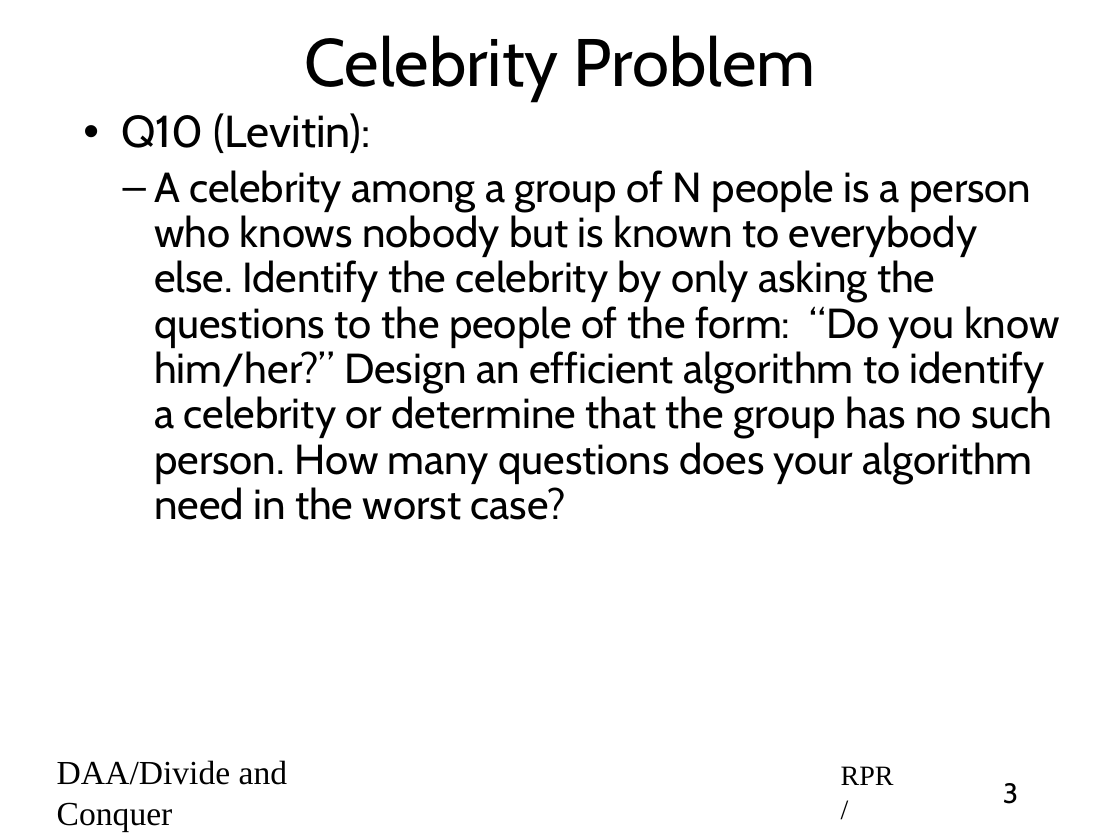
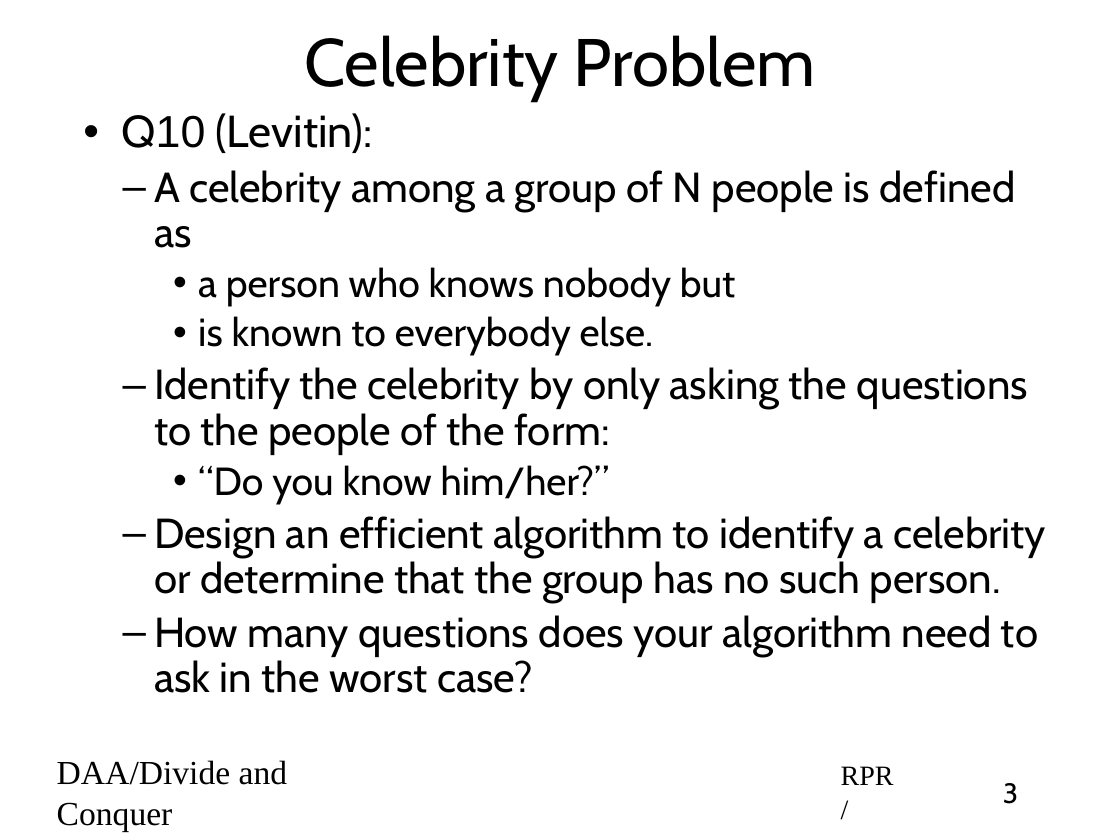
Before and after one commit to rprustagi/2019-17CS43-DAA, a slide deck: slide 3 of Slides-RPR/2019-H1-DAA-L18-Applns-D_n_C.pptx. Drawn at 1120x840 pixels with LibreOffice and Linux fonts; fonts in the diff are those of the drawing. Boxes give left, top, right and bottom in pixels: in the first picture for what was removed or moved away, otherwise in the second. Text is boxed around its words. In the diff, an @@ line names an element or a change of style, - is before the commit and + after.

```diff
--- a/Slides-RPR/2019-H1-DAA-L18-Applns-D_n_C.pptx
+++ b/Slides-RPR/2019-H1-DAA-L18-Applns-D_n_C.pptx
@@ text at [121, 113, 373, 153]: font Cabin to Arial in "Q10" @@
@@ text at [154, 170, 1046, 693]: text changed @@
-  – A celebrity among a group of N people is a person who knows nobody but is known to everybody else. Identify the celebrity by only asking the questions to the people of the form: “Do you know him/her?” Design an efficient algorithm to identify a celebrity or determine that the group has no such person. How many questions does your algorithm need in the worst case?
+  – A celebrity among a group of N people is defined as
+    • a person who knows nobody but
+    • is known to everybody else.
+  – Identify the celebrity by only asking the questions to the people of the form:
+    • “Do you know him/her?”
+  – Design an efficient algorithm to identify a celebrity or determine that the group has no such person.
+  – How many questions does your algorithm need to ask in the worst case?
```
Also in this commit, not shown: 4 other slides changed, 11 other files.
